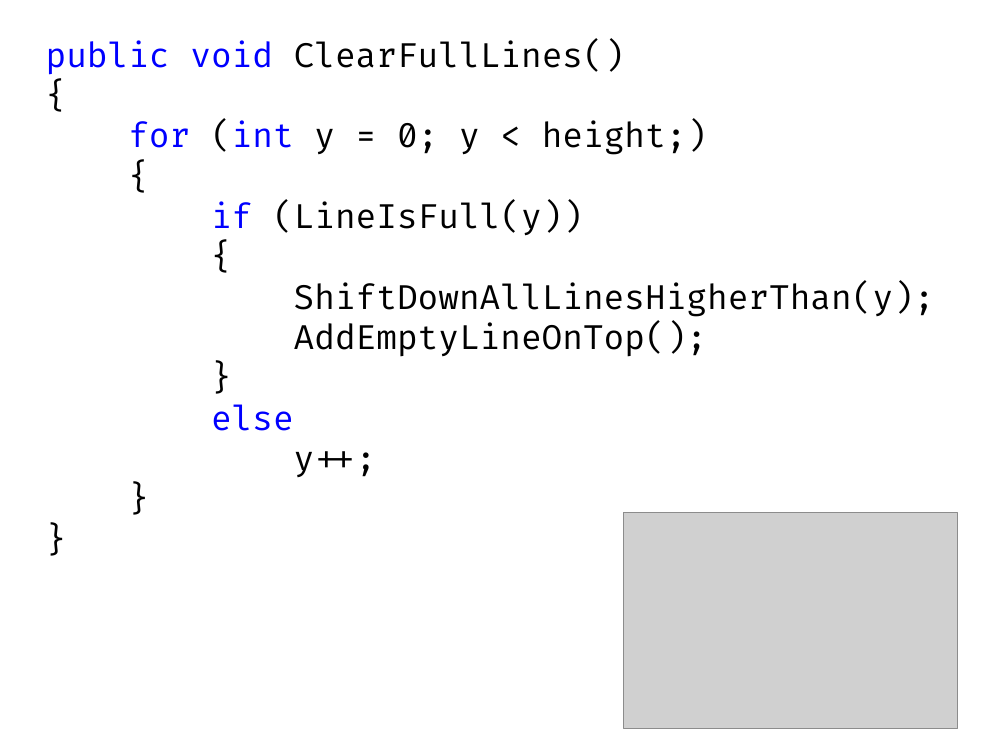
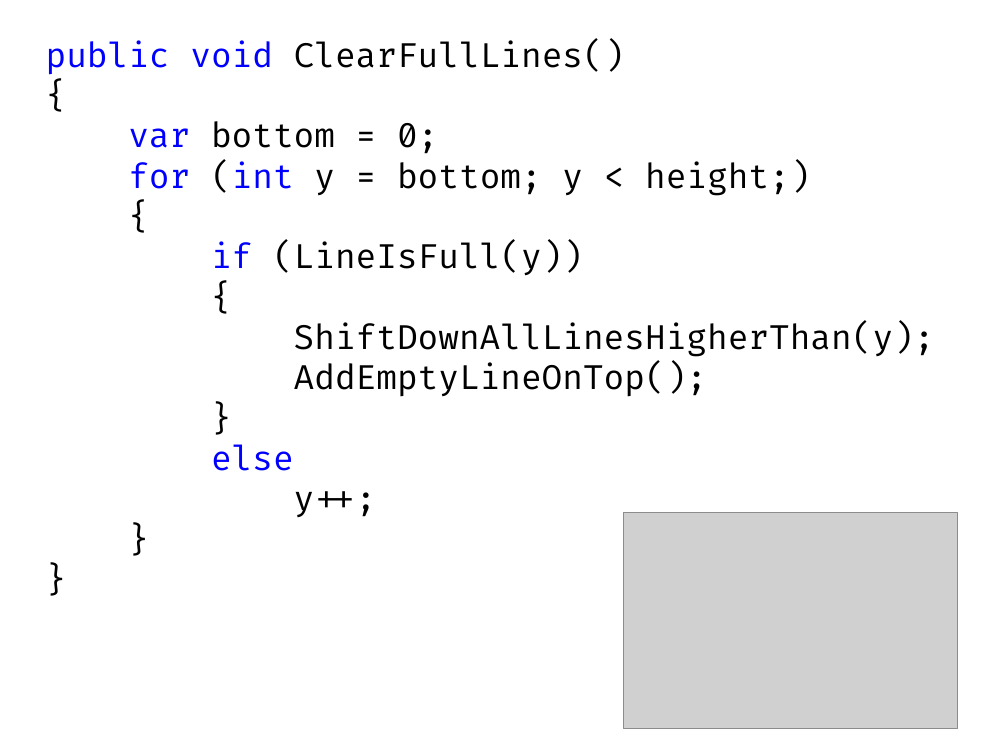
Before and after one commit to kontur-courses/clean-code, a slide deck: slide 30 of CleanCode.pptx (slide 27 before the commit). Drawn at 1008x756 pixels with LibreOffice and Linux fonts; fonts in the diff are those of the drawing; grey boxes stand for pictures. Boxes give left, top, right and bottom in pixels: in the first picture for what was removed or moved away, otherwise in the second. Text is boxed around its words. In the diff, an @@ line names an element or a change of style, - is before the commit and + after.

```diff
--- a/CleanCode.pptx
+++ b/CleanCode.pptx
@@ text at <box>128,121,810,196</box>: text changed @@
-for (int y = 0; y < height;)
+var bottom = 0;
+for (int y = bottom; y < height;)
```
Also in this commit, not shown: 3 other slides changed, 5 slides added.
